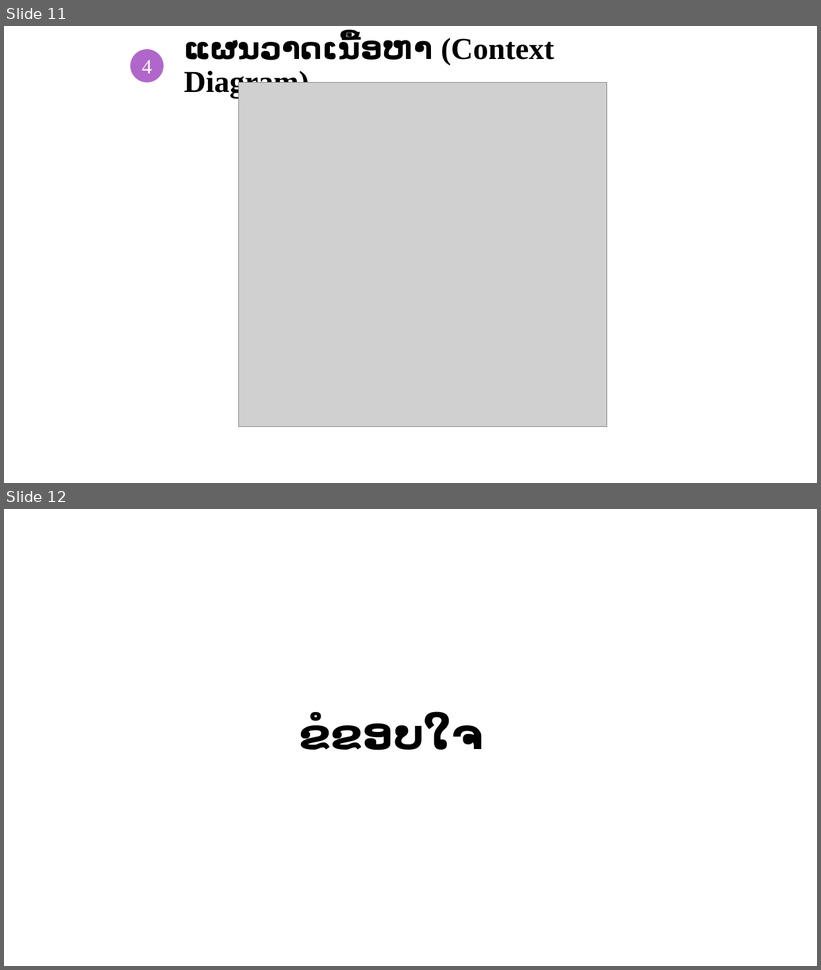
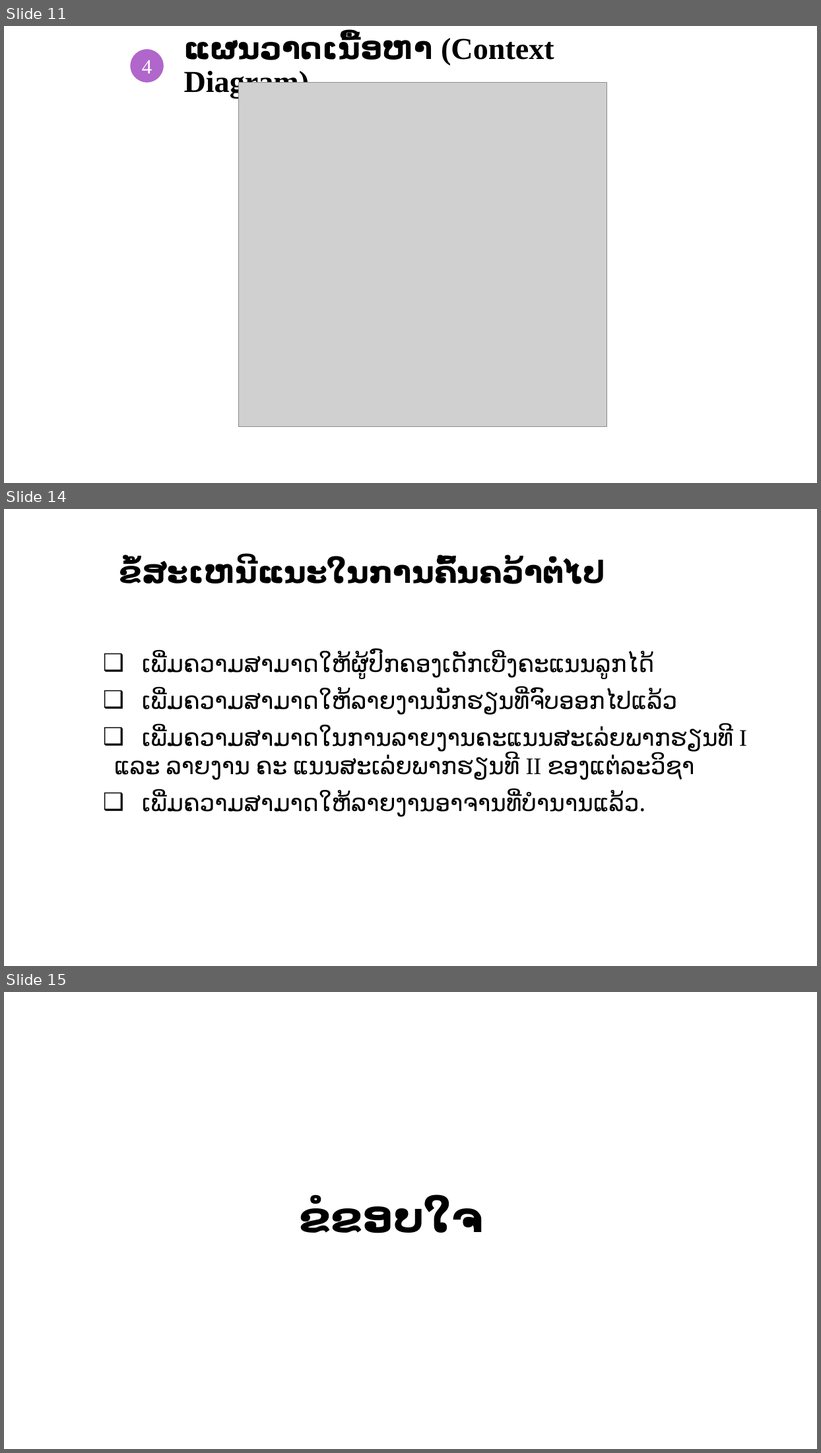
Before and after one commit to Phonekham/PhonesavanhL-TMSDocs, a slide deck: Present Final (1).ppt. Shown one above the other, each under a label of ours: slides 11 and 12 before the commit, slides 11, 14 and 15 after it; the slides between them are not shown. The pictures are 821x970 and 821x1453 pixels, drawn with LibreOffice and Linux fonts; fonts in the diff are those of the drawing; grey boxes stand for pictures; background and template pictures are left out. Boxes give left, top, right and bottom in pixels: in the first picture for what was removed or moved away, otherwise in the second. Text is boxed around its words. In the diff, an @@ line names an element or a change of style, - is before the commit and + after.

```diff
--- a/Present Final (1).ppt
+++ b/Present Final (1).ppt
@@ slide 14 added at box(4, 509, 817, 966), background #FFFFFF @@
@@ text added at box(120, 559, 606, 584), 36 pt, text #000000, bold @@
+ຂໍ້ສະເຫນີແນະໃນການຄົ້ນຄວ້າຕໍ່ໄປ
@@ text added at box(114, 653, 747, 817), 28 pt, text #000000 @@
+❑ ເພີ່ມຄວາມສາມາດໃຫ້ຜູ້ປົກຄອງເດັກເບີ່ງຄະແນນລູກໄດ້
+❑ ເພີ່ມຄວາມສາມາດໃຫ້ລາຍງານນັກຮຽນທີ່ຈົບອອກໄປແລ້ວ
+❑ ເພີ່ມຄວາມສາມາດໃນການລາຍງານຄະແນນສະເລ່ຍພາກຮຽນທີ I ແລະ ລາຍງານ ຄະ ແນນສະເລ່ຍພາກຮຽນທີ II ຂອງແຕ່ລະວິຊາ
+❑ ເພີ່ມຄວາມສາມາດໃຫ້ລາຍງານອາຈານທີ່ບໍານານແລ້ວ.
@@ what was slide 12 is now slide 15 @@
```
Also in this commit, not shown: 1 slide changed, 2 other slides added.
